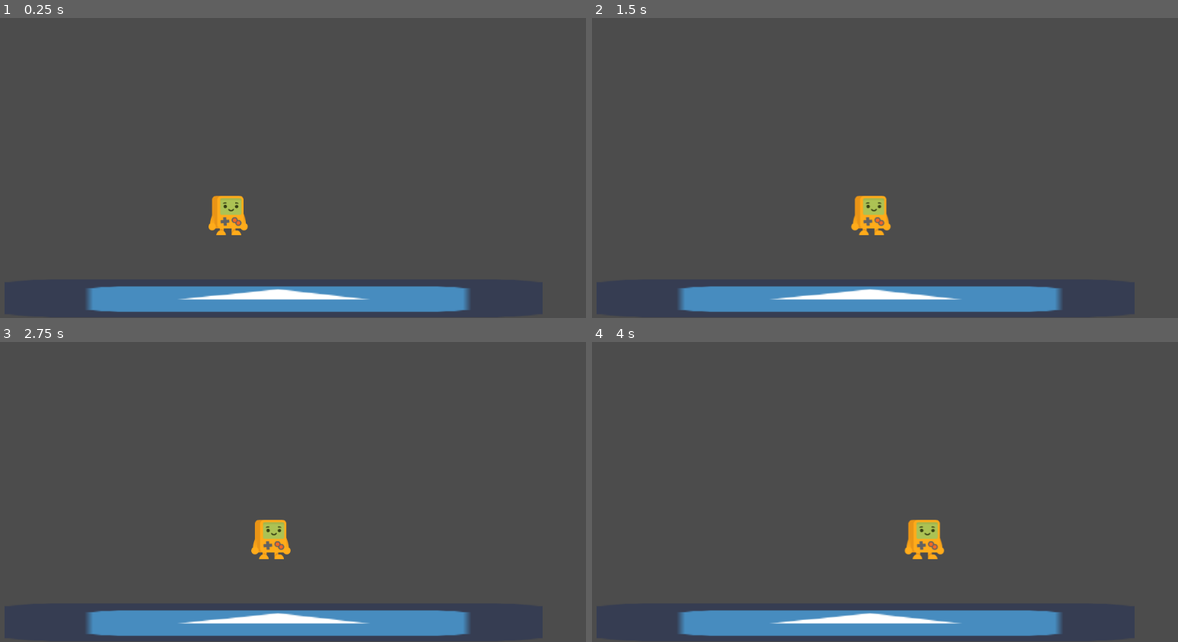
Above: before the commit, frames 1-4 (two rows, left to right).
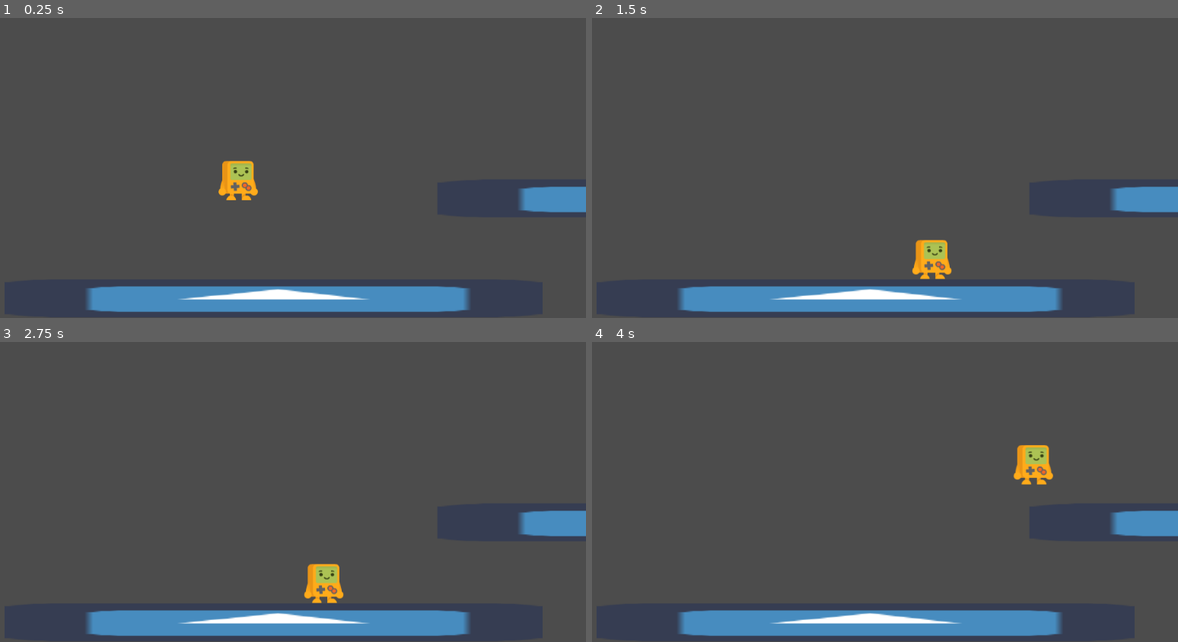
Above: after the commit, the same moments.

Repository: jor-el-swe/PlatformerTutorial
Game: Godot game, scene res://Level1.tscn
Two runs of this game, one before a commit and one after it. Both use one fixed random seed, a clock stepped at 60 frames per second and the inputs below. The project has no main scene, so this scene is started directly. The engine's default icon, where the game draws it, is replaced by a stand-in: a white triangle on a blue panel in a dark square.
Inputs:
- Up to frame 1 (0.25 s): no input
- Up to frame 2 (1.5 s): hold Space (jump, bound only after the commit) 0.53-1.28 s; hold Right (right) from 0.53 s (still down); tap Space (jump, bound only after the commit) at 1.35 s
- Up to frame 3 (2.75 s): tap Space (jump, bound only after the commit) at 1.52, 1.82 s; release Right (right) at 2.03 s; hold Left (left) from 2.03 s (still down); hold Space (jump, bound only after the commit) from 2.03 s (still down)
- Up to frame 4 (4 s): release Left (left) at 2.78 s; release Space (jump, bound only after the commit) at 2.78 s; hold Right (right) from 2.78 s (still down); tap Space (jump, bound only after the commit) at 2.85, 3.02, 3.32 s; hold Space (jump, bound only after the commit) from 3.53 s (still down)

The runs differ from the first frame. In frame 1, 2.3% of the frame differs, in the area x 35-100%, y 47-73%; in frame 2, 2.4%; in frame 3, 2.3%; in frame 4, 2.4%, in the area x 53-100%, y 34-73%.

Commit message:
implements "better jump"

Diff:
--- a/Attila.gd
+++ b/Attila.gd
@@ -2,13 +2,34 @@
 
 var velocity = Vector2(0,0)
 
+const SPEED = 180
+const JUMP_SPEED = -700
+const GRAVITY = 30
+const REDUCED_GRAVITY = -10
 
 func _physics_process(delta):
+	var totalGravity = GRAVITY;
 	if Input.is_action_pressed("right"):
-		velocity.x = 100
+		velocity.x = SPEED
 
 	if Input.is_action_pressed("left"):
-		velocity.x = -100
+		velocity.x = -SPEED
 
-	velocity.x = lerp(velocity.x,0,0.1)
-	move_and_slide(velocity)
+
+
+
+	if Input.is_action_just_pressed("jump") and is_on_floor():
+		velocity.y = JUMP_SPEED
+
+	if Input.is_action_pressed("jump") and velocity.y < 0:
+		totalGravity += REDUCED_GRAVITY
+	elif velocity.y < 0:
+		totalGravity -= REDUCED_GRAVITY
+
+	if velocity.y > 1 and velocity.y < 500:
+		velocity.y += 500
+
+	velocity = move_and_slide(velocity, Vector2.UP)
+
+	velocity.y += totalGravity
+	velocity.x = lerp(velocity.x,0,0.2)
--- a/Level1.tscn
+++ b/Level1.tscn
@@ -8,19 +8,33 @@
 
 [node name="Level1" type="Node2D"]
 
-[node name="floor" type="StaticBody2D" parent="."]
+[node name="floor1" type="StaticBody2D" parent="."]
 position = Vector2( 498.903, 566.612 )
 scale = Vector2( 1.96, 1 )
 __meta__ = {
 "_edit_group_": true
 }
 
-[node name="Sprite" type="Sprite" parent="floor"]
+[node name="Sprite" type="Sprite" parent="floor1"]
 scale = Vector2( 7.21535, 1 )
 texture = ExtResource( 1 )
 
-[node name="CollisionShape2D" type="CollisionShape2D" parent="floor"]
+[node name="CollisionShape2D" type="CollisionShape2D" parent="floor1"]
+shape = SubResource( 1 )
+
+[node name="floor2" type="StaticBody2D" parent="."]
+position = Vector2( 1226.39, 398.422 )
+scale = Vector2( 1.96, 1 )
+__meta__ = {
+"_edit_group_": true
+}
+
+[node name="Sprite" type="Sprite" parent="floor2"]
+scale = Vector2( 7.21535, 1 )
+texture = ExtResource( 1 )
+
+[node name="CollisionShape2D" type="CollisionShape2D" parent="floor2"]
 shape = SubResource( 1 )
 
 [node name="Attila" parent="." instance=ExtResource( 2 )]
-position = Vector2( 422, 412 )
+position = Vector2( 439, 184 )
--- a/project.godot
+++ b/project.godot
@@ -27,6 +27,13 @@
 , Object(InputEventKey,"resource_local_to_scene":false,"resource_name":"","device":0,"alt":false,"shift":false,"control":false,"meta":false,"command":false,"pressed":false,"scancode":65,"unicode":0,"echo":false,"script":null)
  ]
 }
+jump={
+"deadzone": 0.5,
+"events": [ Object(InputEventKey,"resource_local_to_scene":false,"resource_name":"","device":0,"alt":false,"shift":false,"control":false,"meta":false,"command":false,"pressed":false,"scancode":32,"unicode":0,"echo":false,"script":null)
+, Object(InputEventKey,"resource_local_to_scene":false,"resource_name":"","device":0,"alt":false,"shift":false,"control":false,"meta":false,"command":false,"pressed":false,"scancode":16777232,"unicode":0,"echo":false,"script":null)
+, Object(InputEventKey,"resource_local_to_scene":false,"resource_name":"","device":0,"alt":false,"shift":false,"control":false,"meta":false,"command":false,"pressed":false,"scancode":87,"unicode":0,"echo":false,"script":null)
+ ]
+}
 
 [physics]
 
